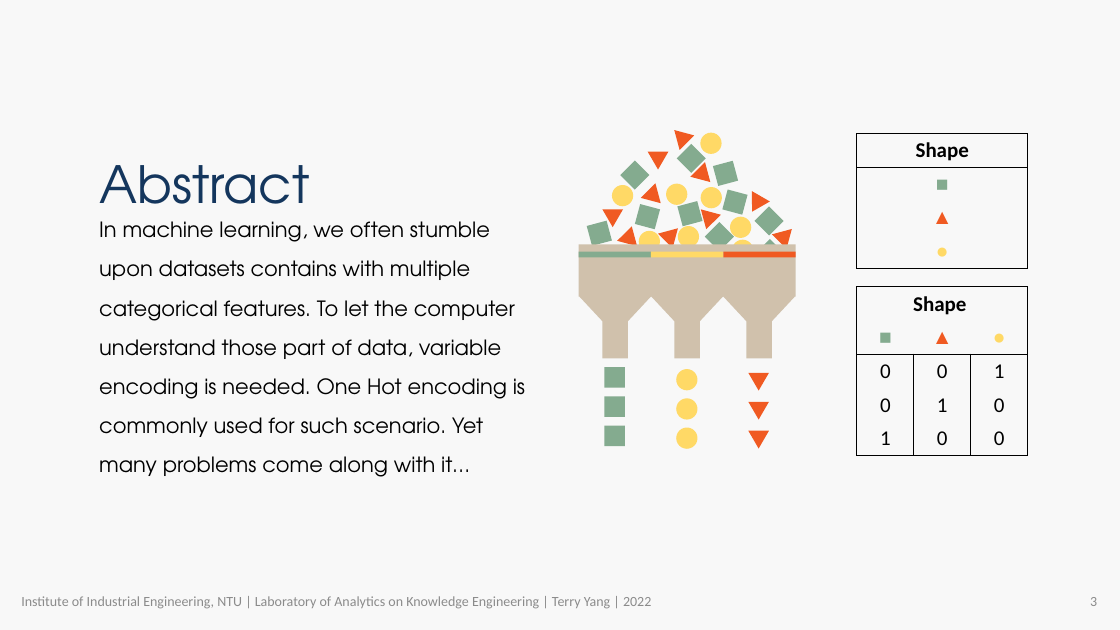
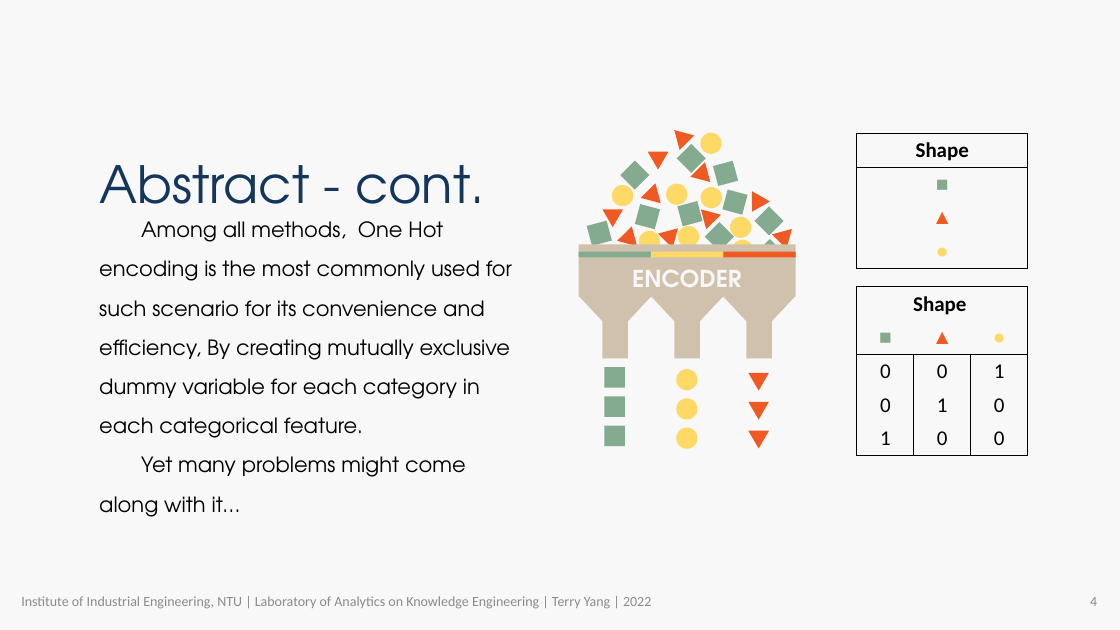
Before and after one commit to R64825/NTUIIE-Research, a slide deck: slide 4 of ppt/APIEMS TerryYang.pptx (slide 3 before the commit). Drawn at 1120x630 pixels with LibreOffice and Linux fonts; fonts in the diff are those of the drawing; background and template pictures are left out. Boxes give left, top, right and bottom in pixels: in the first picture for what was removed or moved away, otherwise in the second. Text is boxed around its words. In the diff, an @@ line names an element or a change of style, - is before the commit and + after.

```diff
--- a/ppt/APIEMS TerryYang.pptx
+++ b/ppt/APIEMS TerryYang.pptx
@@ text at box(99, 165, 485, 227): text changed @@
-Abstract
+Abstract - cont.
@@ text at box(99, 221, 512, 477): text changed @@
-In machine learning, we often stumble upon datasets contains with multiple categorical features. To let the computer understand those part of data, variable encoding is needed. One Hot encoding is commonly used for such scenario. Yet many problems come along with it…
+Among all methods, One Hot encoding is the most commonly used for such scenario for its convenience and efficiency, By creating mutually exclusive dummy variable for each category in each categorical feature.
+Yet many problems might come along with it…
@@ text added at box(632, 270, 741, 287), 20 pt, text #F8F8F8, bold @@
+ENCODER
@@ page number at box(1090, 597, 1097, 606): text changed @@
-3
+4
```
Also in this commit, not shown: 12 other slides changed, 6 slides added, 5 other files.
